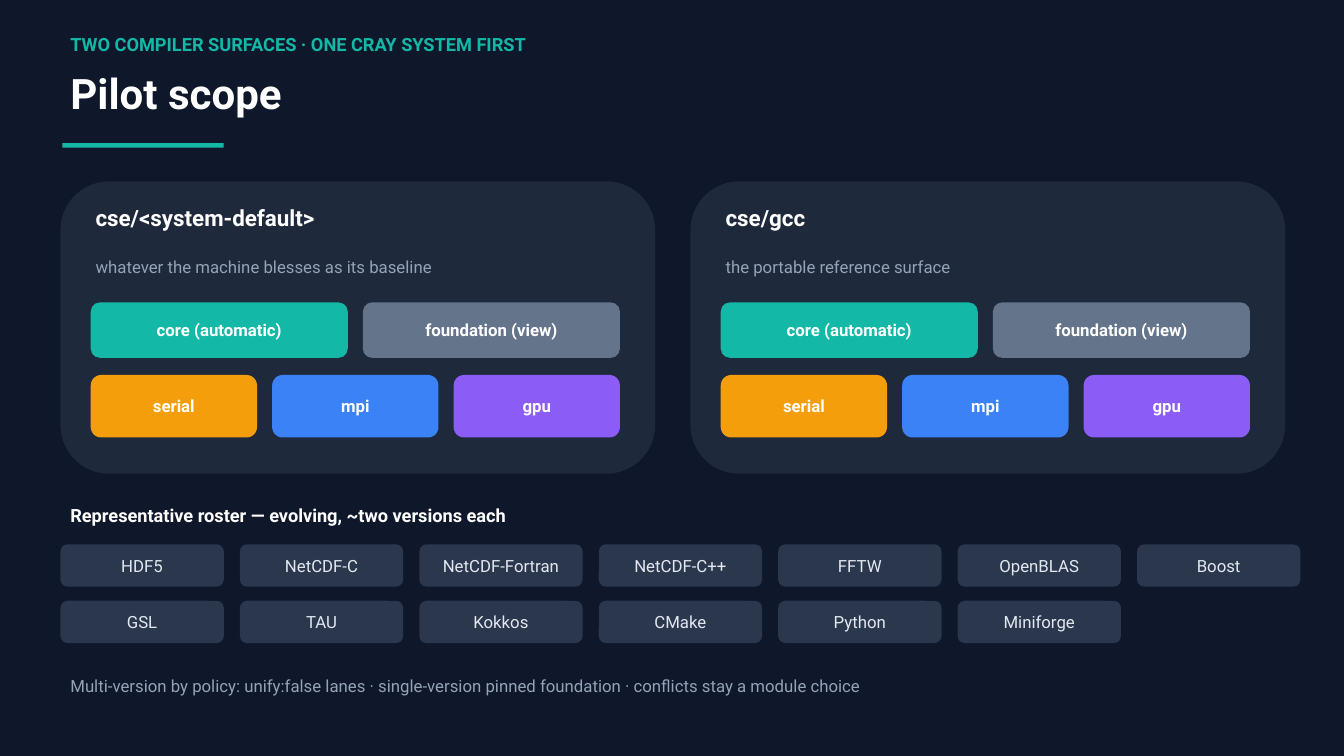
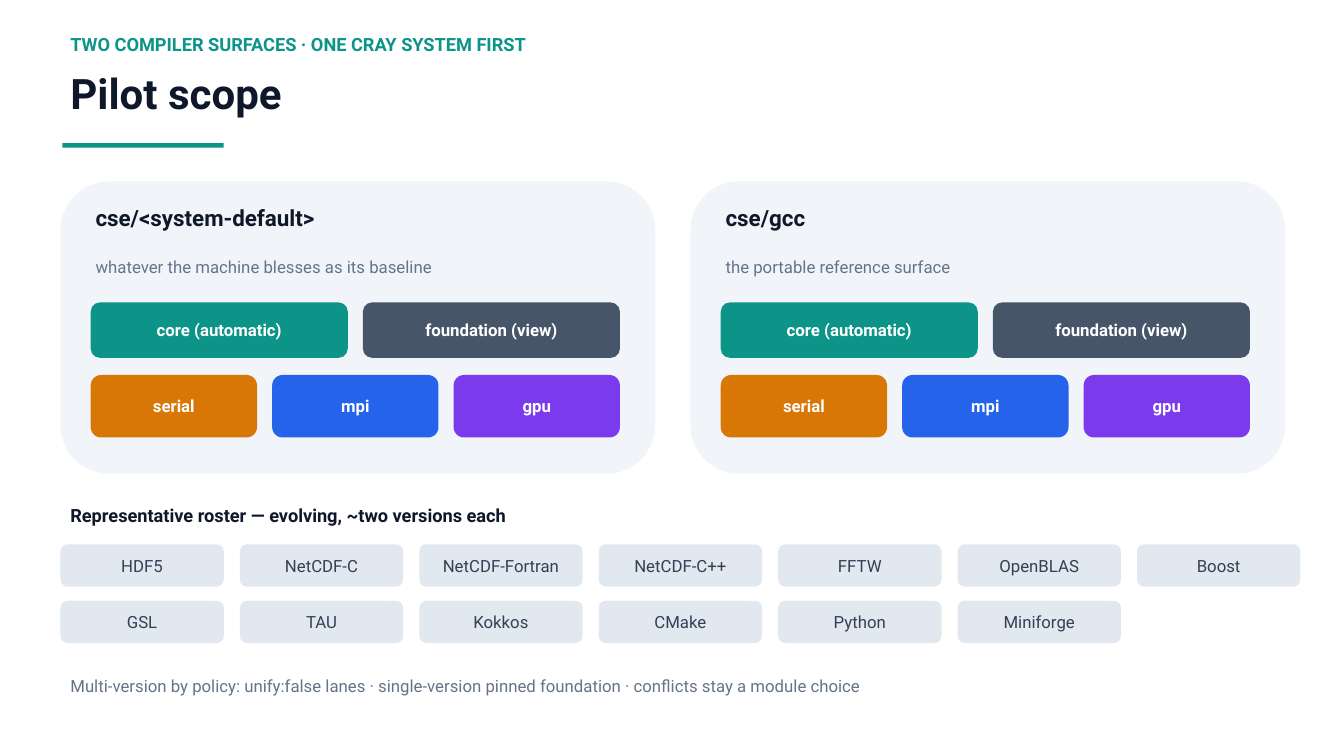
Before and after one commit to ray12514/stack-planning, a slide deck: slide 7 of presentations/cse_lanes_model.pptx. Drawn at 1344x756 pixels with LibreOffice and Linux fonts; fonts in the diff are those of the drawing. Boxes give left, top, right and bottom in pixels: in the first picture for what was removed or moved away, otherwise in the second. Text is boxed around its words. In the diff, an @@ line names an element or a change of style, - is before the commit and + after.

Commit message:
Redraw the build-flow schematic; restyle the deck to light theme
cse_build_flow.pptx: the original schematic structure redrawn clean —
six-stage pipeline, Core+Foundation built once, dashed reuse edges into
two pilot compiler surfaces (Cray: cse/gcc + cse/cce with cray-mpich
lanes; Linux: cse/gcc + system default with openmpi lanes), user-flow
strip and legend. Deck restyled to white background with the same lane
color language; validation/vocabulary cards tightened. Both verified
slide-by-slide through Keynote PDF export.

```diff
--- a/presentations/cse_lanes_model.pptx
+++ b/presentations/cse_lanes_model.pptx
@@ rectangle removed at [0, 0, 1344, 756] @@
@@ text "TWO COMPILER SURFACES · ONE ..." at [70, 38, 526, 51]: text colour #14B8A6 to #0D9488 @@
@@ fill #14B8A6 to #0D9488 in 3 elements at [91, 302, 348, 358], [721, 302, 978, 358], [63, 143, 224, 147] @@
@@ rounded rectangle at [60, 181, 655, 474]: fill #1E293B to #F1F5F9 @@
@@ rounded rectangle at [691, 181, 1286, 474]: fill #1E293B to #F1F5F9 @@
@@ rounded rectangle "foundation (view)" at [363, 302, 620, 358]: fill #64748B to #475569 @@
@@ rounded rectangle "foundation (view)" at [993, 302, 1250, 358]: fill #64748B to #475569 @@
@@ rounded rectangle "serial" at [91, 375, 257, 438]: fill #F59E0B to #D97706 @@
@@ rounded rectangle "mpi" at [272, 375, 439, 438]: fill #3B82F6 to #2563EB @@
@@ rounded rectangle "gpu" at [454, 375, 620, 438]: fill #8B5CF6 to #7C3AED @@
@@ rounded rectangle "serial" at [721, 375, 887, 438]: fill #F59E0B to #D97706 @@
@@ rounded rectangle "mpi" at [902, 375, 1069, 438]: fill #3B82F6 to #2563EB @@
@@ rounded rectangle "gpu" at [1084, 375, 1250, 438]: fill #8B5CF6 to #7C3AED @@
@@ text colour #FFFFFF to #0F172A in 4 elements at [70, 77, 281, 118], [96, 209, 315, 231], [726, 210, 806, 231], [70, 508, 506, 526] @@
@@ text colour #E2E8F0 to #334155; fill #2A374D to #E2E8F0 in 13 elements at [60, 544, 224, 587], [240, 544, 403, 587], [419, 544, 583, 587], [599, 544, 762, 587], [778, 544, 942, 587], [958, 544, 1121, 587], [1137, 544, 1301, 587], [60, 601, 224, 643], [240, 601, 403, 643], [419, 601, 583, 643], [599, 601, 762, 643], [778, 601, 942, 643], [958, 601, 1121, 643] @@
@@ text colour #94A3B8 to #64748B in 3 elements at [96, 260, 431, 273], [726, 260, 950, 277], [70, 679, 860, 696] @@
```
Also in this commit, not shown: 7 other slides changed, 4 other files.
